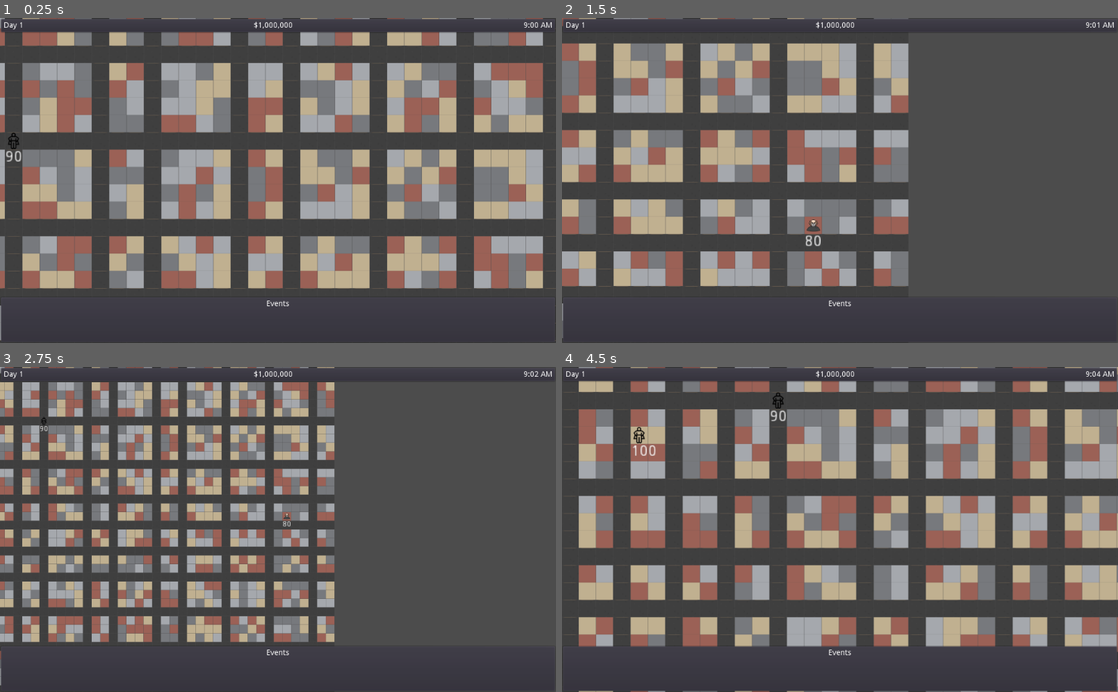
Above: before the commit, frames 1-4 (two rows, left to right).
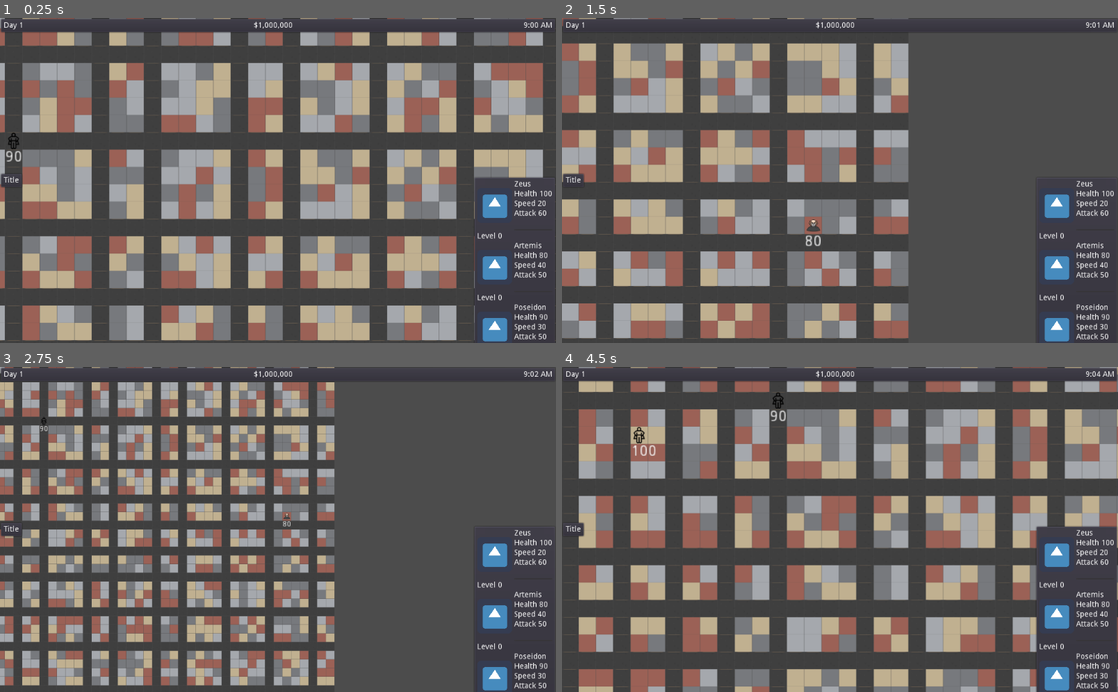
Above: after the commit, the same moments.

Repository: rachd/SuperheroDispatcher2.0
Game: Godot game, scene res://MapContainer/MapContainer.tscn
Two runs of this game, one before a commit and one after it. Both use one fixed random seed, a clock stepped at 60 frames per second and the inputs below. This scene is started directly instead of the project's main scene. The engine's default icon, where the game draws it, is replaced by a stand-in: a white triangle on a blue panel in a dark square.
Inputs (mouse positions are in pixels of both pictures, inside the frame that each line leads up to):
- Up to frame 1 (0.25 s): no input
- Up to frame 2 (1.5 s): tap Enter at 0.5 s; move the mouse to (573, 141) at 0.52 s; hold D (right) 0.53-1.28 s; hold Mouse wheel down (wheel_down) 0.53-1.28 s; click (573, 141) at 0.67 s; tap Space at 1.25 s; move the mouse to (812, 235) at 1.27 s; hold S (down) from 1.28 s (still down); tap Mouse wheel up (wheel_up) at 1.35 s; click (812, 235) at 1.42 s
- Up to frame 3 (2.75 s): tap Enter at 2 s; move the mouse to (333, 458) at 2.02 s; release S (down) at 2.03 s; hold D (right) from 2.03 s (still down); hold Mouse wheel down (wheel_down) from 2.03 s (still down); click (333, 458) at 2.17 s
- Up to frame 4 (4.5 s): tap Space at 2.75, 4.25 s; move the mouse to (812, 594) at 2.77 s; release D (right) at 2.78 s; release Mouse wheel down (wheel_down) at 2.78 s; hold W (up) 2.78-3.53 s; tap Mouse wheel up (wheel_up) at 2.85, 4.35 s; click (812, 594) at 2.92 s; tap Enter at 3.5 s; move the mouse to (1006, 578) at 3.52 s; hold Mouse wheel down (wheel_down) 3.53-4.28 s; hold A (left) from 3.53 s (still down); click (1006, 578) at 3.67 s; move the mouse to (639, 435) at 4.27 s; click (639, 435) at 4.42 s

The runs differ from the first frame. In frame 1, 11% of the frame differs, in the area x 0-100%, y 47-100%; in frame 2, 7.3%; in frame 3, 6.8%; in frame 4, 10%.

Commit message:
add levels and show menus always

Diff:
--- a/MapContainer/Map/Map.gd
+++ b/MapContainer/Map/Map.gd
@@ -1,6 +1,4 @@
 extends Control
-
-signal map_clicked
 
 var DISTRICT_WIDTH = 50
 var DISTRICT_HEIGHT = 50
@@ -49,7 +47,6 @@
 		add_child(hero)
 
 func _on_Map_clicked(target_position):
-	emit_signal("map_clicked")
 	if active_hero:
 		if active_hero.can_fly:
 			active_hero.path = [target_position]
@@ -69,4 +66,3 @@
 	rng.randomize()
 	_generate_district()
 	_generate_heros()
-	self.connect("map_clicked", get_node("/root/MapContainer"), "_on_Map_clicked")
--- a/MapContainer/MapContainer.gd
+++ b/MapContainer/MapContainer.gd
@@ -4,7 +4,7 @@
 var level_up_event_scene = preload("res://Events/LevelUpEvent.tscn")
 
 func _display_event_entity(entity):
-	_on_Hero_info(entity)
+	pass
 	#$HBoxContainer2/LeftPanel.display_event_entity(entity)
 
 func _ready():
@@ -46,14 +46,6 @@
 	else:
 		$CanvasLayer/PanelContainer/HBoxContainer/TimeLabel.text = _formatTime()
 
-func _on_Hero_info(hero):
-	$CanvasLayer4/RightPanelContainer/RightPanel.display_hero(hero.id)
-	$CanvasLayer4/RightPanelContainer.visible = true
-
-func _on_Map_clicked():
-	$CanvasLayer4/RightPanelContainer.visible = false
-	$CanvasLayer3/LeftPanelContainer.visible = false
-
 func _on_Villain_info(villain):
 	$CanvasLayer3/LeftPanelContainer/LeftPanel.display_villain(villain.id)
 	$CanvasLayer3/LeftPanelContainer.visible = true
--- a/MapContainer/MapContainer.tscn
+++ b/MapContainer/MapContainer.tscn
@@ -73,7 +73,6 @@
 [node name="CanvasLayer3" type="CanvasLayer" parent="."]
 
 [node name="LeftPanelContainer" type="PanelContainer" parent="CanvasLayer3"]
-visible = false
 anchor_top = 0.5
 anchor_bottom = 0.5
 margin_top = -14.0
@@ -97,11 +96,13 @@
 [node name="CanvasLayer4" type="CanvasLayer" parent="."]
 
 [node name="RightPanelContainer" type="PanelContainer" parent="CanvasLayer4"]
-visible = false
 anchor_left = 1.0
 anchor_top = 0.5
 anchor_right = 1.0
 anchor_bottom = 0.5
+margin_left = -14.0
+margin_top = -7.0
+margin_bottom = 7.0
 grow_horizontal = 0
 size_flags_horizontal = 3
 size_flags_vertical = 3
@@ -114,13 +115,13 @@
 anchor_bottom = 0.0
 margin_left = 7.0
 margin_top = 7.0
-margin_right = 35.0
-margin_bottom = 21.0
-mouse_filter = 2
+margin_right = 7.0
+margin_bottom = 7.0
 
 [node name="CanvasLayer2" type="CanvasLayer" parent="."]
 
 [node name="PanelContainer" type="PanelContainer" parent="CanvasLayer2"]
+visible = false
 anchor_top = 1.0
 anchor_right = 1.0
 anchor_bottom = 1.0
--- a/MapContainer/RightPanel.gd
+++ b/MapContainer/RightPanel.gd
@@ -1,11 +1,10 @@
 extends VBoxContainer
 
-func display_hero(id):
-	var hero = gameVariables.current_heros[id]
-	$TitleLabel.text = hero.title
-	$HealthLabel.text = "Health %d" % [hero.health]
-	$SpeedLabel.text = "Speed %d" % [hero.speed]
-	$AttackLabel.text = "Attack %d" % [hero.attack]
-	$PowersLabel.text = "Powers: %s" % "Flight" if hero.can_fly else ""
-	$ProgressBar.value = hero.xp
-	$LevelLabel.text = "Level %d" % hero.xp_threshold
+var panel_row_scene = preload("res://MapContainer/RightPanelRow.tscn")
+
+func _ready():
+	var active_heros = gameVariables.current_heros.keys()
+	for hero_id in active_heros:
+		var row = panel_row_scene.instance()
+		row.display_hero(hero_id)
+		add_child(row)
--- a/MapContainer/RightPanel.tscn
+++ b/MapContainer/RightPanel.tscn
@@ -9,42 +9,3 @@
 __meta__ = {
 "_edit_use_anchors_": false
 }
-
-[node name="TitleLabel" type="Label" parent="."]
-margin_right = 1024.0
-margin_bottom = 14.0
-text = "Title"
-__meta__ = {
-"_edit_use_anchors_": false
-}
-
-[node name="HealthLabel" type="Label" parent="."]
-margin_top = 18.0
-margin_right = 1024.0
-margin_bottom = 32.0
-
-[node name="SpeedLabel" type="Label" parent="."]
-margin_top = 36.0
-margin_right = 1024.0
-margin_bottom = 50.0
-
-[node name="AttackLabel" type="Label" parent="."]
-margin_top = 54.0
-margin_right = 1024.0
-margin_bottom = 68.0
-
-[node name="PowersLabel" type="Label" parent="."]
-margin_top = 72.0
-margin_right = 1024.0
-margin_bottom = 86.0
-
-[node name="ProgressBar" type="ProgressBar" parent="."]
-margin_top = 90.0
-margin_right = 1024.0
-margin_bottom = 92.0
-percent_visible = false
-
-[node name="LevelLabel" type="Label" parent="."]
-margin_top = 96.0
-margin_right = 1024.0
-margin_bottom = 110.0
--- /dev/null
+++ b/MapContainer/RightPanelRow.gd
@@ -0,0 +1,18 @@
+extends VBoxContainer
+
+var id
+
+func display_hero(_id):
+	id = _id
+	var hero = gameVariables.current_heros[_id]
+	$HBoxContainer/VBoxContainer/TitleLabel.text = hero.title
+	$HBoxContainer/VBoxContainer/HealthLabel.text = "Health %d" % [hero.health]
+	$HBoxContainer/VBoxContainer/SpeedLabel.text = "Speed %d" % [hero.speed]
+	$HBoxContainer/VBoxContainer/AttackLabel.text = "Attack %d" % [hero.attack]
+	$HBoxContainer/VBoxContainer/PowersLabel.text = "Powers: %s" % "Flight" if hero.can_fly else ""
+	$HBoxContainer/VBoxContainer/ProgressBar.value = hero.xp
+	$LevelLabel.text = "Level %d" % hero.xp_threshold
+
+
+func _on_RefreshTimer_timeout():
+	display_hero(id)
--- /dev/null
+++ b/MapContainer/RightPanelRow.tscn
@@ -0,0 +1,73 @@
+[gd_scene load_steps=3 format=2]
+
+[ext_resource path="res://MapContainer/RightPanelRow.gd" type="Script" id=1]
+[ext_resource path="res://icon.png" type="Texture" id=2]
+
+[node name="RightPanelRow" type="VBoxContainer"]
+anchor_right = 1.0
+anchor_bottom = 1.0
+script = ExtResource( 1 )
+__meta__ = {
+"_edit_use_anchors_": false
+}
+
+[node name="HBoxContainer" type="HBoxContainer" parent="."]
+margin_right = 1024.0
+margin_bottom = 92.0
+
+[node name="TextureRect" type="TextureRect" parent="HBoxContainer"]
+margin_right = 64.0
+margin_bottom = 92.0
+texture = ExtResource( 2 )
+stretch_mode = 4
+
+[node name="VBoxContainer" type="VBoxContainer" parent="HBoxContainer"]
+margin_left = 68.0
+margin_right = 1024.0
+margin_bottom = 92.0
+size_flags_horizontal = 3
+size_flags_vertical = 3
+
+[node name="TitleLabel" type="Label" parent="HBoxContainer/VBoxContainer"]
+margin_right = 956.0
+margin_bottom = 14.0
+text = "Title"
+__meta__ = {
+"_edit_use_anchors_": false
+}
+
+[node name="HealthLabel" type="Label" parent="HBoxContainer/VBoxContainer"]
+margin_top = 18.0
+margin_right = 956.0
+margin_bottom = 32.0
+
+[node name="SpeedLabel" type="Label" parent="HBoxContainer/VBoxContainer"]
+margin_top = 36.0
+margin_right = 956.0
+margin_bottom = 50.0
+
+[node name="AttackLabel" type="Label" parent="HBoxContainer/VBoxContainer"]
+margin_top = 54.0
+margin_right = 956.0
+margin_bottom = 68.0
+
+[node name="PowersLabel" type="Label" parent="HBoxContainer/VBoxContainer"]
+margin_top = 72.0
+margin_right = 956.0
+margin_bottom = 86.0
+
+[node name="ProgressBar" type="ProgressBar" parent="HBoxContainer/VBoxContainer"]
+margin_top = 90.0
+margin_right = 956.0
+margin_bottom = 92.0
+percent_visible = false
+
+[node name="LevelLabel" type="Label" parent="."]
+margin_top = 96.0
+margin_right = 1024.0
+margin_bottom = 110.0
+
+[node name="RefreshTimer" type="Timer" parent="."]
+wait_time = 0.1
+autostart = true
+[connection signal="timeout" from="RefreshTimer" to="." method="_on_RefreshTimer_timeout"]
Not shown, added: export_presets.cfg
